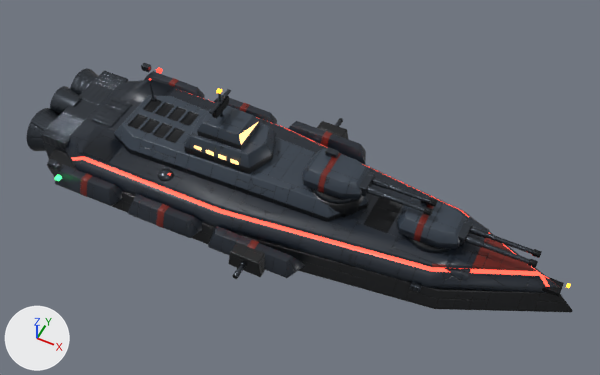
Renders of the glTF model assets/ships/parts/wholeships/bastion_production_v1_lod1.glb from each side of a commit.
Rendered twice from a 50 mm camera at (9.0, -18.1, 23.1) aimed at (0.1, -0.4, 1.0). Arrows for +X, +Y and +Z are at lower left; the lights stay in place. The first picture is the older version. Objects named as collision shapes, trigger or cutter boxes, shadow casters or lower levels of detail are left out. Where no turn or scale is listed for an object, it has been applied to the vertices.

Objects in the first picture: 'LOD0_MOTION_HULL_CORE_Armor', 'LOD0_MOTION_HULL_CORE_Hull', 'LOD0_MOTION_HULL_CORE_Hull_upper', 'LOD0_MOTION_HULL_CORE_Lights_Cyan_warning', 'LOD0_MOTION_HULL_CORE_Livery', 'LOD0_MOTION_HULL_CORE_Mechanical', 'LOD0_MOTION_HULL_CORE_MechanicalDark' and 7 more.
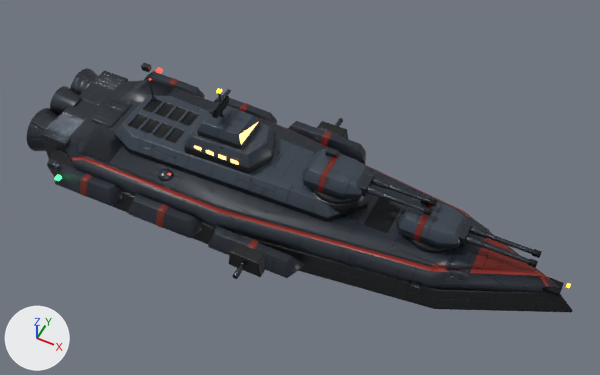
Patch to the scene script:
```diff
--- a/assets/ships/parts/wholeships/bastion_production_v1_lod1.glb.py
+++ b/assets/ships/parts/wholeships/bastion_production_v1_lod1.glb.py
@@ mat_material_emissive_cyan_warning @@
 mat_material_emissive_cyan_warning.roughness = 0.4
-mat_material_emissive_cyan_warning.emission_color = (1.0, 0.0648, 0.0395)  # red #ff4838
+mat_material_emissive_cyan_warning.emission_color = (0.0227, 0.00147, 0.000899)  # black #2a0503
 mat_material_emissive_cyan_warning.emission_strength = 3.0
```

Where the change shows, as pixel boxes [x1, y1, x2, y2] in the pictures (600 x 375 px):
'LOD0_MOTION_HULL_CORE_Lights_Cyan_warning', recoloured
    both: [71, 93, 550, 287]
